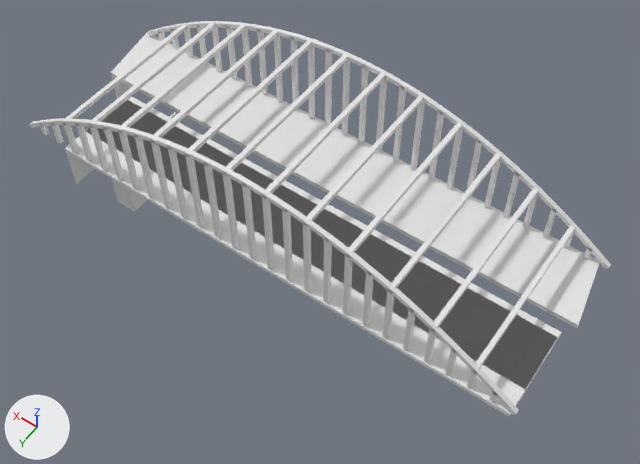
The glTF model models/moordrecht/moordrecht-brug-8abeacd5-3/moordrecht-brug-8abeacd5-3.glb, before and after one commit.
The view is the same before and after, from a 50 mm camera at (-66.6, 87.2, 128.6) aimed at (-7.7, 4.8, -0.8). Arrows for +X, +Y and +Z are at lower left; the lights stay in place. The picture after the commit comes second. Vertices at exactly the same position are counted once.

In view in the first picture: 'building:boog', 'building:boog 2', 'building:windverband', 'road:dek', 'road:dek 2', 'road:fietspad', 'road:landhoofd 2', 'road:rijbaan autosnelweg', 'road:rijbaan autosnelweg 2', 'road:rijbaan autosnelweg 3' and 2 more.
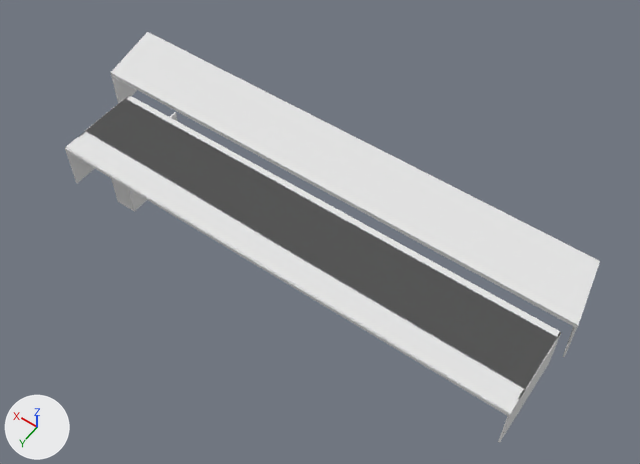
What differs and where, as boxes [x1, y1, x2, y2] in the pictures (640 x 464 px):
'building:windverband', deleted: before [64, 22, 576, 369]
'building:boog', deleted: before [29, 118, 519, 415]
'building:boog 2', deleted: before [147, 21, 611, 269]
'road:landhoofd 4', added: after [498, 332, 562, 443]
'road:landhoofd 2', reshaped: before [65, 136, 95, 183]; after [563, 325, 578, 357]
part 1 of me_landhoofd_2, added: after [563, 325, 578, 357]

Edits to the bpy script that builds the scene:
```text
Change me_landhoofd_2:
    used by ob_road_landhoofd_2; location = (0.0, 0.0, 0.0)
    remove me_landhoofd_2.from_pydata(...)  # 22 vertices, 40 faces; spans x 44.6..45.0, y -0.7..17.8, z -10.0..0.5
    add me_landhoofd_2.from_pydata(...)  # 12 vertices, 20 faces; spans x -55.5..-52.7, y -17.9..-3.3, z -10.0..0.5
    me_landhoofd_2 part 1
    6 vertices are added at (-55.3, -4.8, -10.0), (-52.7, -17.9, -10.0), (-52.9, -17.9, -10.0), (-55.1, -3.4, -10.0), (-55.2, -3.3, -10.0), (-55.5, -3.4, -10.0)
    6 new vertices lie (0.0, 0.0, 10.5) away from vertices in x -55.5..-52.7, y -17.9..-3.3, z -10.0
    20 new faces join them
    other edits to the shape of me_landhoofd_2 do not show in these pictures
Add me_landhoofd_4:
    me_landhoofd_4.from_pydata(...)  # 26 vertices, 48 faces; spans x -54.0..-53.5, y -0.6..17.9, z -10.0..0.5
Remove ob_building_boog:
    ob_building_boog = bpy.data.objects.new('building:boog', me_boog)
    ob_building_boog.location = (0.0, 0.0, 0.0)
Remove ob_building_boog_2:
    ob_building_boog_2 = bpy.data.objects.new('building:boog 2', me_boog_2)
    ob_building_boog_2.location = (0.0, 0.0, 0.0)
Remove ob_building_windverband:
    ob_building_windverband = bpy.data.objects.new('building:windverband', me_windverband)
    ob_building_windverband.location = (0.0, 0.0, 0.0)
Add ob_road_landhoofd_4:
    ob_road_landhoofd_4 = bpy.data.objects.new('road:landhoofd 4', me_landhoofd_4)
    ob_road_landhoofd_4.location = (0.0, 0.0, 0.0)
```
